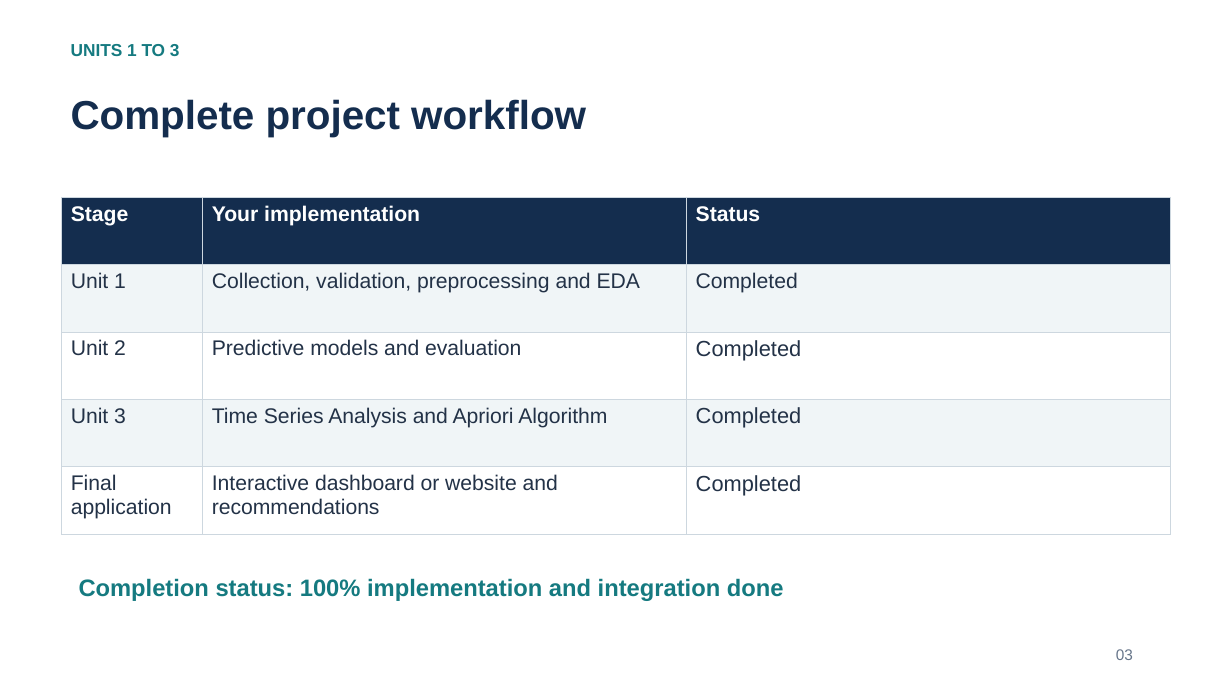
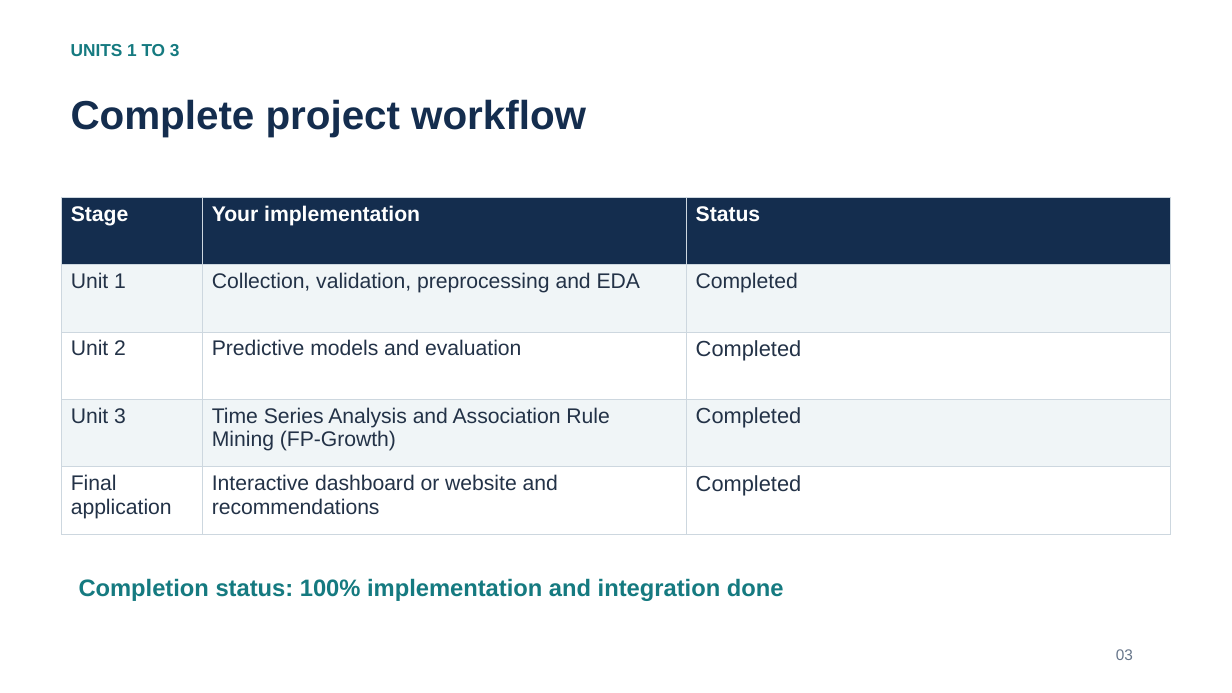
Before and after one commit to Akilan-J/Predicting-Risk-and-Identifying-Weather-and-Calendar-Triggers-to-Support-Business-Planning, a slide deck: slide 9 of Final_Project_Presentation.pptx. Drawn at 1232x693 pixels with LibreOffice and Linux fonts; fonts in the diff are those of the drawing. Boxes give left, top, right and bottom in pixels: in the first picture for what was removed or moved away, otherwise in the second. Text is boxed around its words. In the diff, an @@ line names an element or a change of style, - is before the commit and + after.

```diff
--- a/Final_Project_Presentation.pptx
+++ b/Final_Project_Presentation.pptx
@@ table at [62, 198, 1172, 535] @@
-row 4, column 2: Time Series Analysis and Apriori Algorithm
+row 4, column 2: Time Series Analysis and Association Rule Mining (FP-Growth)
```
Also in this commit, not shown: 4 other slides changed, 9 other files.
